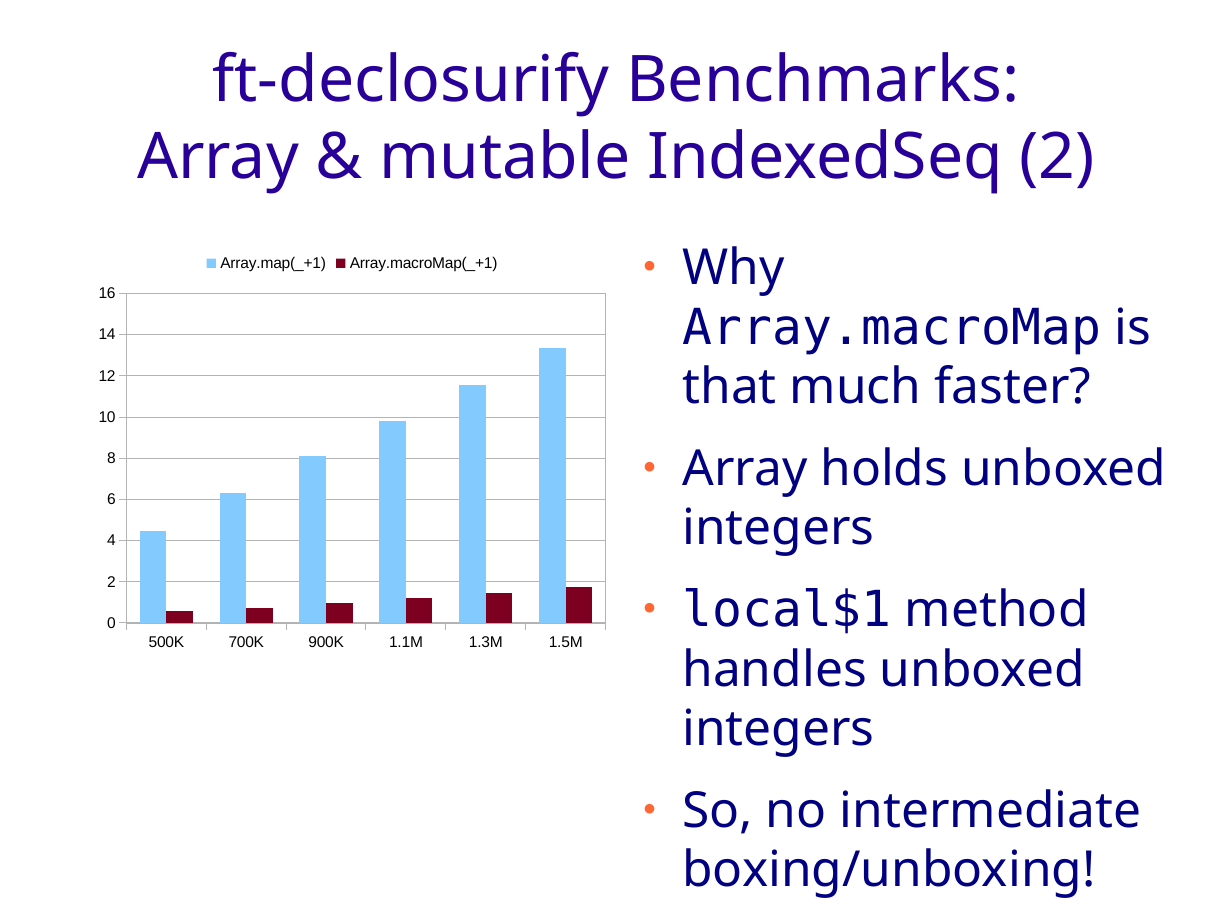
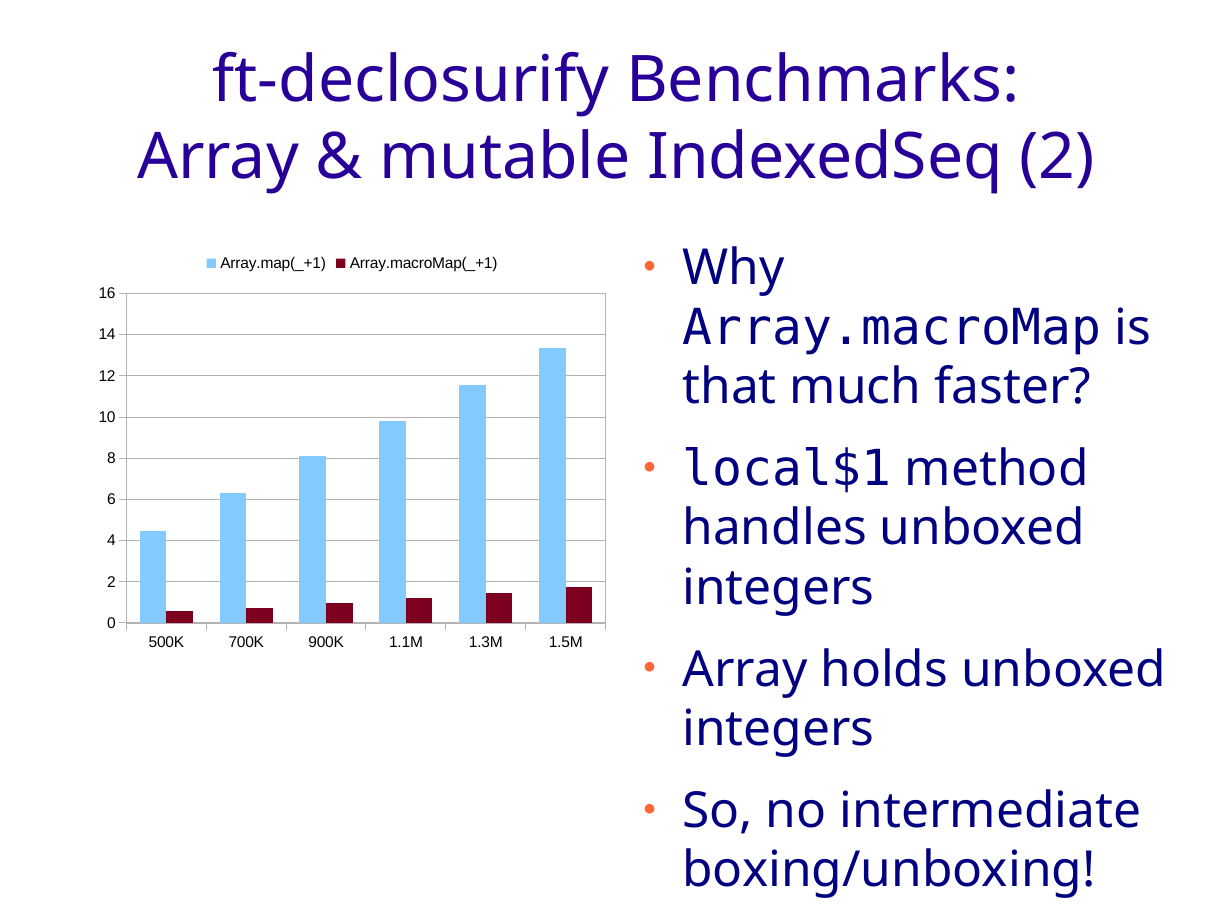
Before and after one commit to geo-kollias/msc-thesis-tex, a slide deck: slide 22 of geokollias_msc_thesis_pres.odp. Drawn at 1232x924 pixels with LibreOffice and Linux fonts; fonts in the diff are those of the drawing; background and template pictures are left out. Boxes give left, top, right and bottom in pixels: in the first picture for what was removed or moved away, otherwise in the second. Text is boxed around its words. In the diff, an @@ line names an element or a change of style, - is before the commit and + after.

```diff
--- a/geokollias_msc_thesis_pres.odp
+++ b/geokollias_msc_thesis_pres.odp
@@ text at (682,447,1089,616): paragraph added @@
+● local$1 method handles unboxed integers
@@ text at (682,588,1089,757): paragraph removed @@
-● local$1 method handles unboxed integers
```
Also in this commit, not shown: 5 other slides changed, 11 other files.
